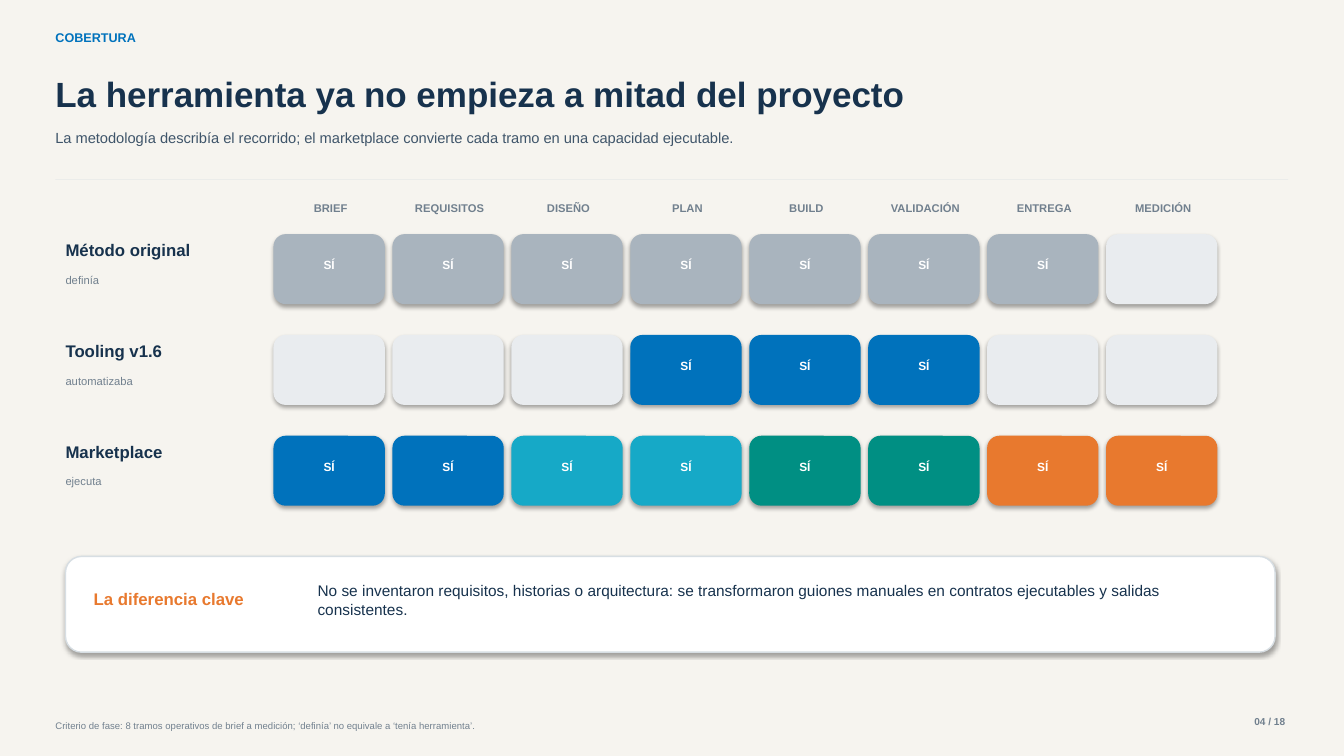
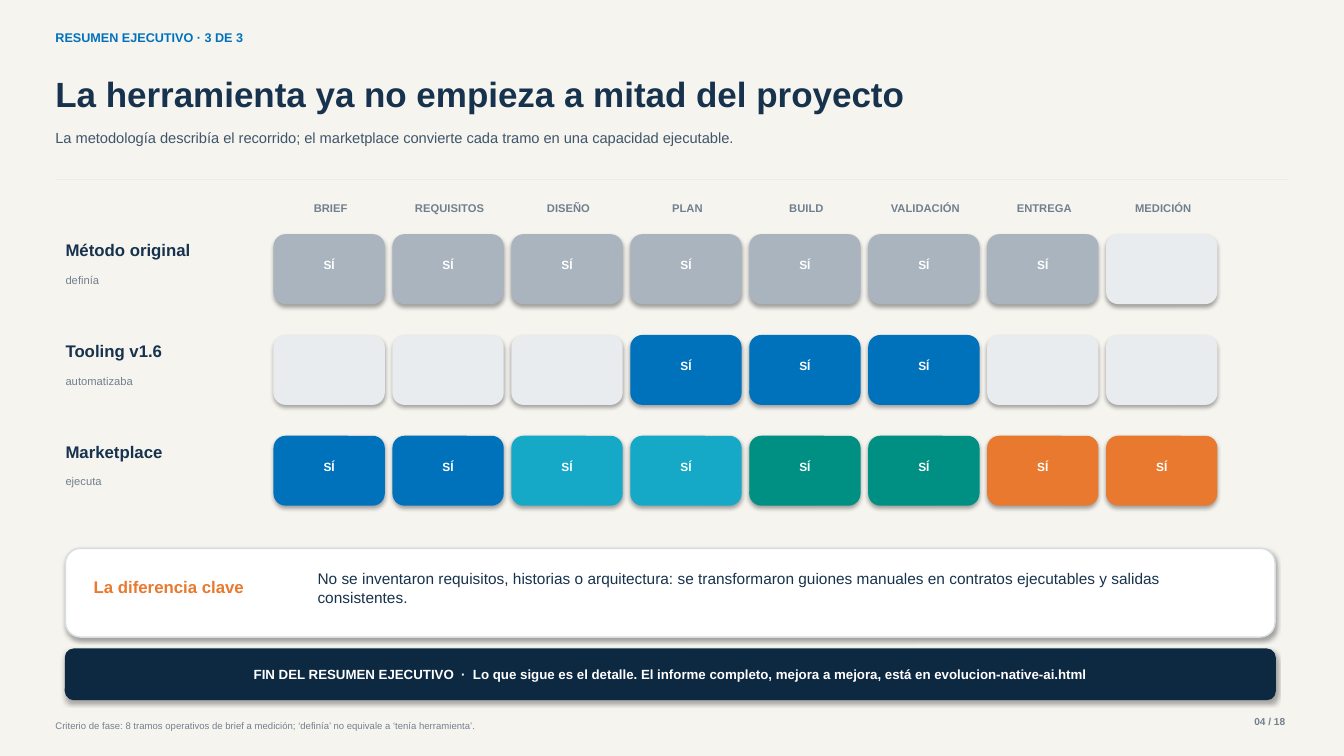
Before and after one commit to grananda/aidd-marketplace, a slide deck: slide 4 of docs/presentaciones/evolucion-native-ai/evolucion-native-ai-v2.pptx. Drawn at 1344x756 pixels with LibreOffice and Linux fonts; fonts in the diff are those of the drawing. Boxes give left, top, right and bottom in pixels: in the first picture for what was removed or moved away, otherwise in the second. Text is boxed around its words. In the diff, an @@ line names an element or a change of style, - is before the commit and + after.

```diff
--- a/docs/presentaciones/evolucion-native-ai/evolucion-native-ai-v2.pptx
+++ b/docs/presentaciones/evolucion-native-ai/evolucion-native-ai-v2.pptx
@@ text at [55,33,243,42]: text changed @@
-COBERTURA
+RESUMEN EJECUTIVO · 3 DE 3
@@ rounded rectangle: place and size @@
-rounded rectangle at [66,557,1275,652]
+rounded rectangle at [66,548,1275,637]
@@ text "La diferencia clave": place and size @@
-text "La diferencia clave" at [94,593,244,605]
+text "La diferencia clave" at [94,581,244,593]
@@ text "No se inventaron requisitos, historias ...": place and size @@
-text "No se inventaron requisitos, historias ..." at [318,585,1159,615]
+text "No se inventaron requisitos, historias ..." at [318,573,1159,603]
@@ rounded rectangle added at [66,649,1275,700], fill #0D2942, outline #0D2942 1 pt @@
@@ text added at [254,669,1086,682], 9.5 pt, text #FFFFFF, bold @@
+FIN DEL RESUMEN EJECUTIVO · Lo que sigue es el detalle. El informe completo, mejora a mejora, está en evolucion-native-ai.html
```
Also in this commit, not shown: 2 other slides changed, 1 slide added, 1 slide removed, 4 other files.
